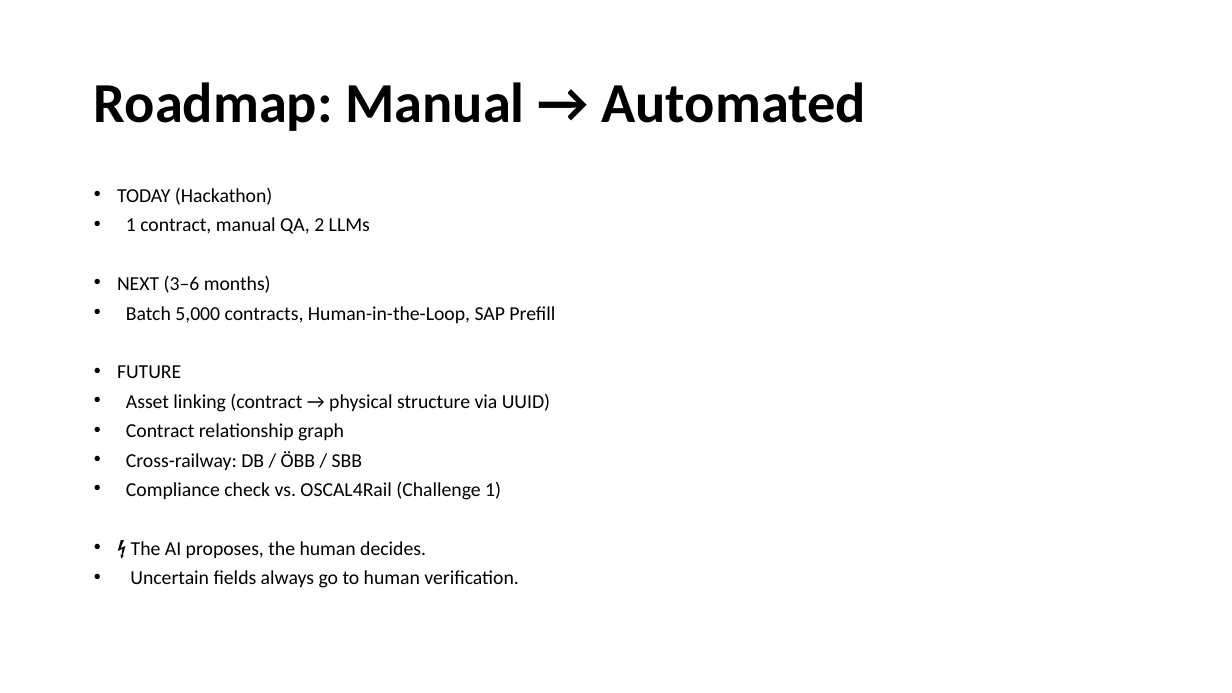
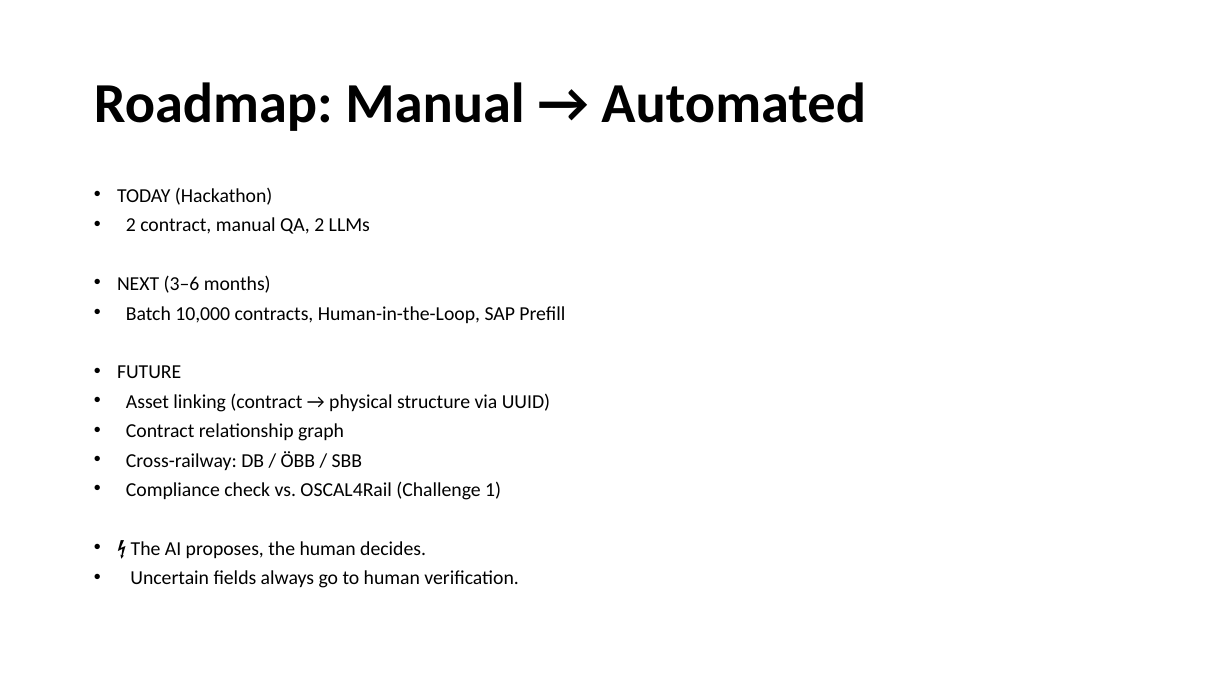
Before and after one commit to OpenRail-Playground/A38, a slide deck: slide 9 of aca/TheContextractors_H4R2026_Ch11.pptx (slide 10 before the commit). Drawn at 1232x693 pixels with LibreOffice and Linux fonts; fonts in the diff are those of the drawing; background and template pictures are left out. Boxes give left, top, right and bottom in pixels: in the first picture for what was removed or moved away, otherwise in the second. Text is boxed around its words. In the diff, an @@ line names an element or a change of style, - is before the commit and + after.

```diff
--- a/aca/TheContextractors_H4R2026_Ch11.pptx
+++ b/aca/TheContextractors_H4R2026_Ch11.pptx
@@ text at [126,217,370,234]: text changed @@
-• 1 contract, manual QA, 2 LLMs
+• 2 contract, manual QA, 2 LLMs
@@ text at [126,306,565,323]: text changed @@
-• Batch 5,000 contracts, Human-in-the-Loop, SAP Prefill
+• Batch 10,000 contracts, Human-in-the-Loop, SAP Prefill
```
Also in this commit, not shown: 4 other slides changed.
